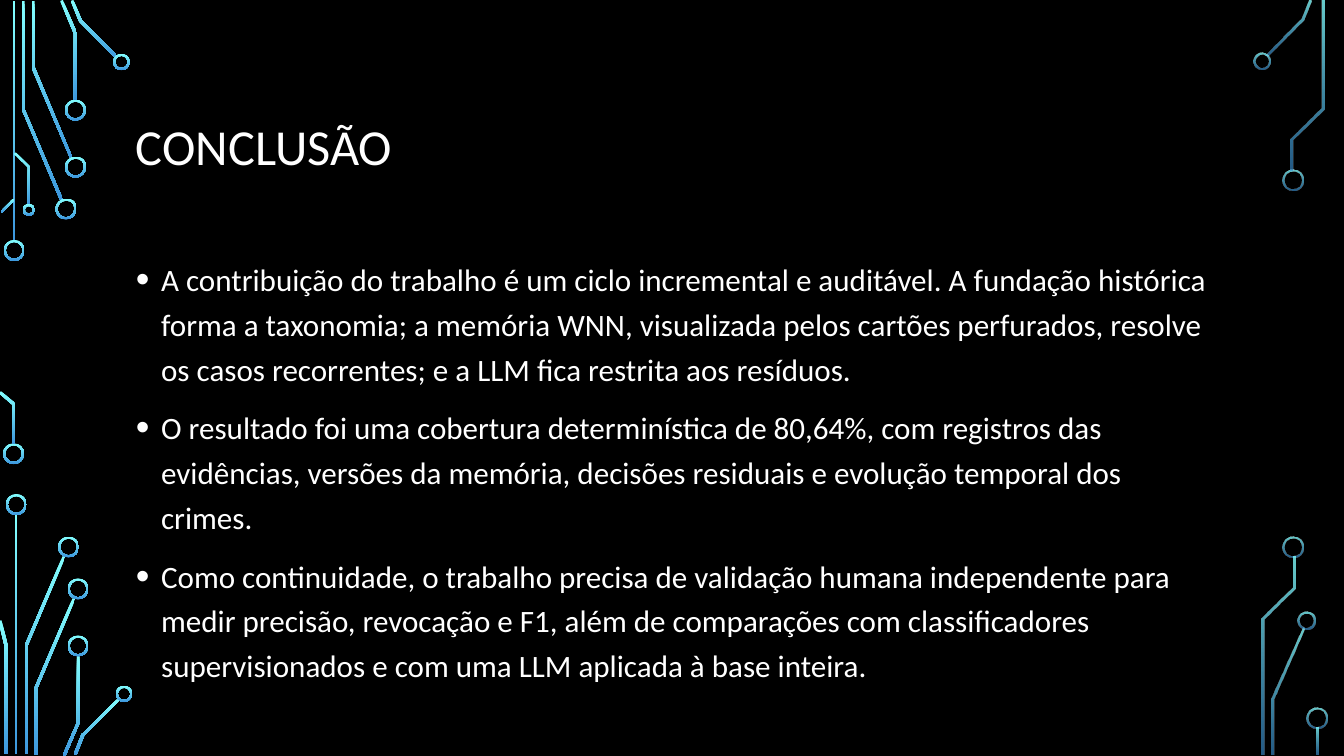
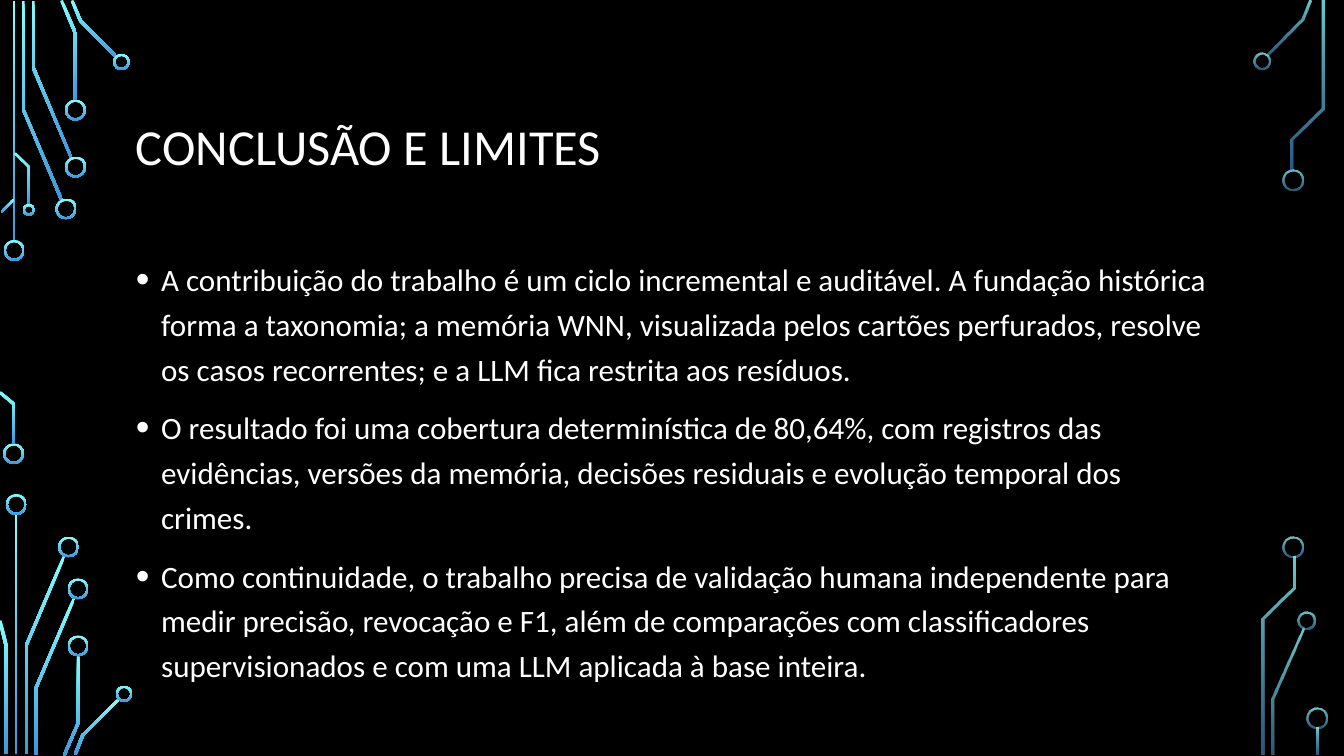
Before and after one commit to 0rakul0/NT_PF, a slide deck: slide 19 of output/Classificação Incremental e Auditável de Crimes em Notícias.pptx. Drawn at 1344x756 pixels with LibreOffice and Linux fonts; fonts in the diff are those of the drawing; background and template pictures are left out. Boxes give left, top, right and bottom in pixels: in the first picture for what was removed or moved away, otherwise in the second. Text is boxed around its words. In the diff, an @@ line names an element or a change of style, - is before the commit and + after.

```diff
--- a/output/Classificação Incremental e Auditável de Crimes em Notícias.pptx
+++ b/output/Classificação Incremental e Auditável de Crimes em Notícias.pptx
@@ title at (x1=136, y1=125, x2=601, y2=166): text changed @@
-CONCLUSÃO
+CONCLUSÃO E LIMITES
```
Also in this commit, not shown: 4 other slides changed, 1 other file.
